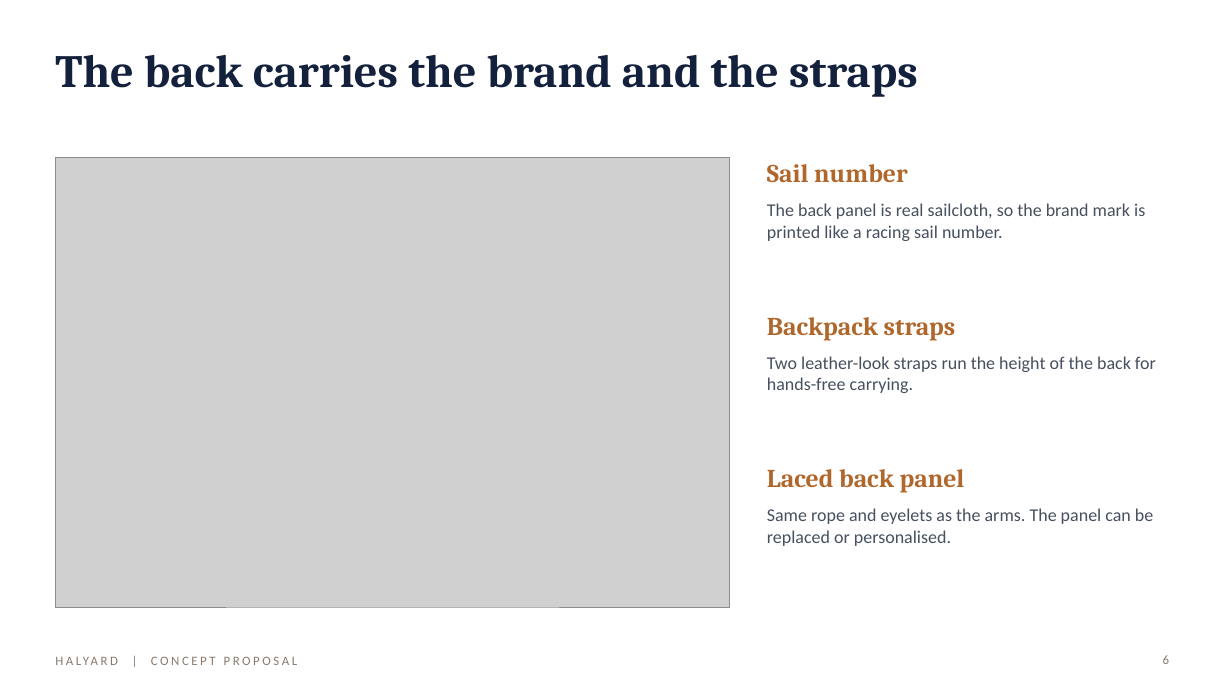
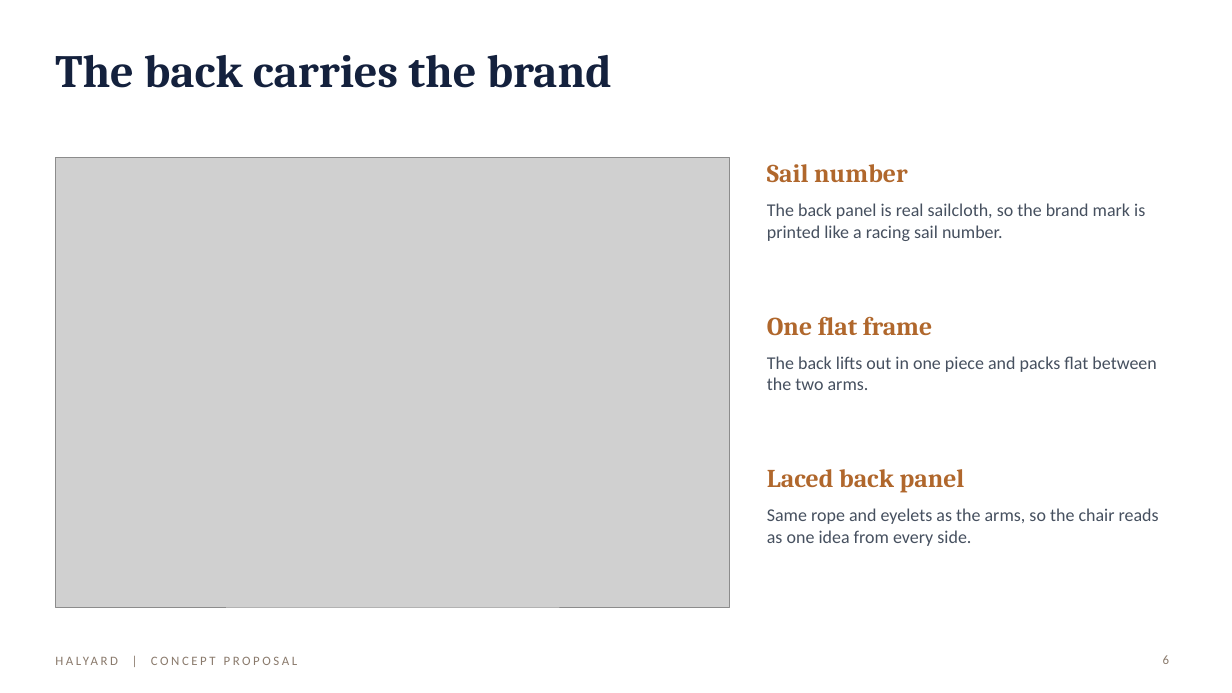
Before and after one commit to peterkaplan/hiking-games, a slide deck: slide 6 of beach-chair-render/Halyard-Beach-Club-Chair-Proposal.pptx. Drawn at 1232x693 pixels with LibreOffice and Linux fonts; fonts in the diff are those of the drawing; grey boxes stand for pictures. Boxes give left, top, right and bottom in pixels: in the first picture for what was removed or moved away, otherwise in the second. Text is boxed around its words. In the diff, an @@ line names an element or a change of style, - is before the commit and + after.

```diff
--- a/beach-chair-render/Halyard-Beach-Club-Chair-Proposal.pptx
+++ b/beach-chair-render/Halyard-Beach-Club-Chair-Proposal.pptx
@@ text at [55, 55, 612, 88]: text changed @@
-The back carries the brand and the straps
+The back carries the brand
@@ text at [767, 317, 932, 336]: text changed @@
-Backpack straps
+One flat frame
@@ text at [767, 356, 1156, 390]: text changed @@
-Two leather-look straps run the height of the back for hands-free carrying.
+The back lifts out in one piece and packs flat between the two arms.
@@ text at [767, 508, 1159, 546]: text changed @@
-Same rope and eyelets as the arms. The panel can be replaced or personalised.
+Same rope and eyelets as the arms, so the chair reads as one idea from every side.
```
Also in this commit, not shown: 13 other slides changed, 12 other files.
